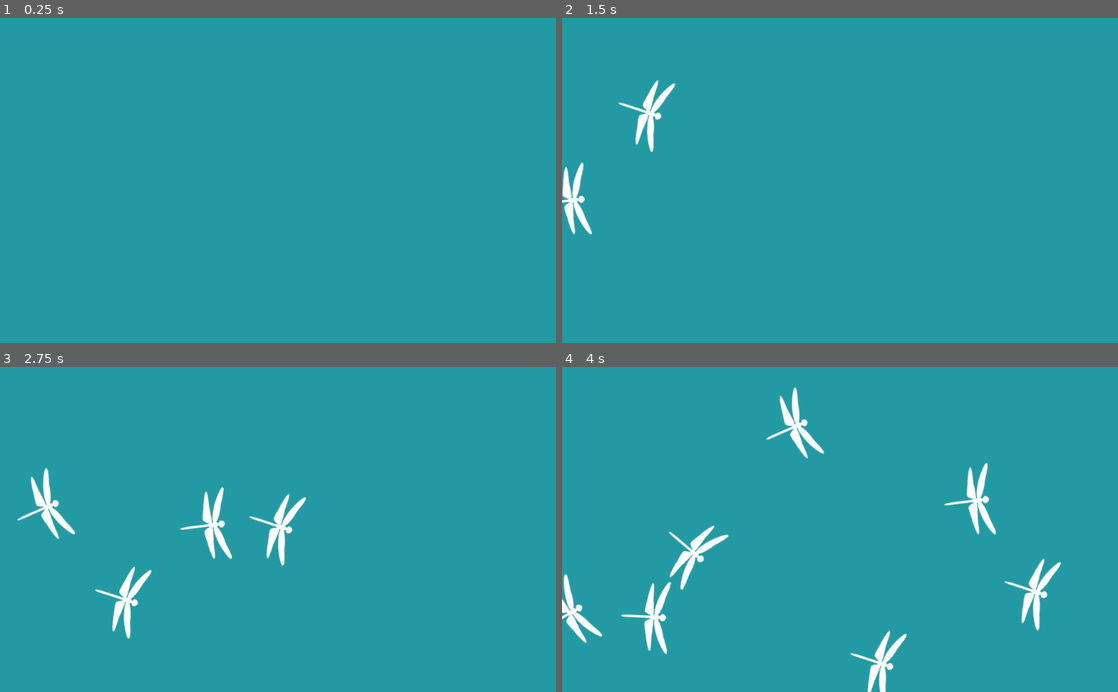
Above: before the commit, frames 1-4 (two rows, left to right).
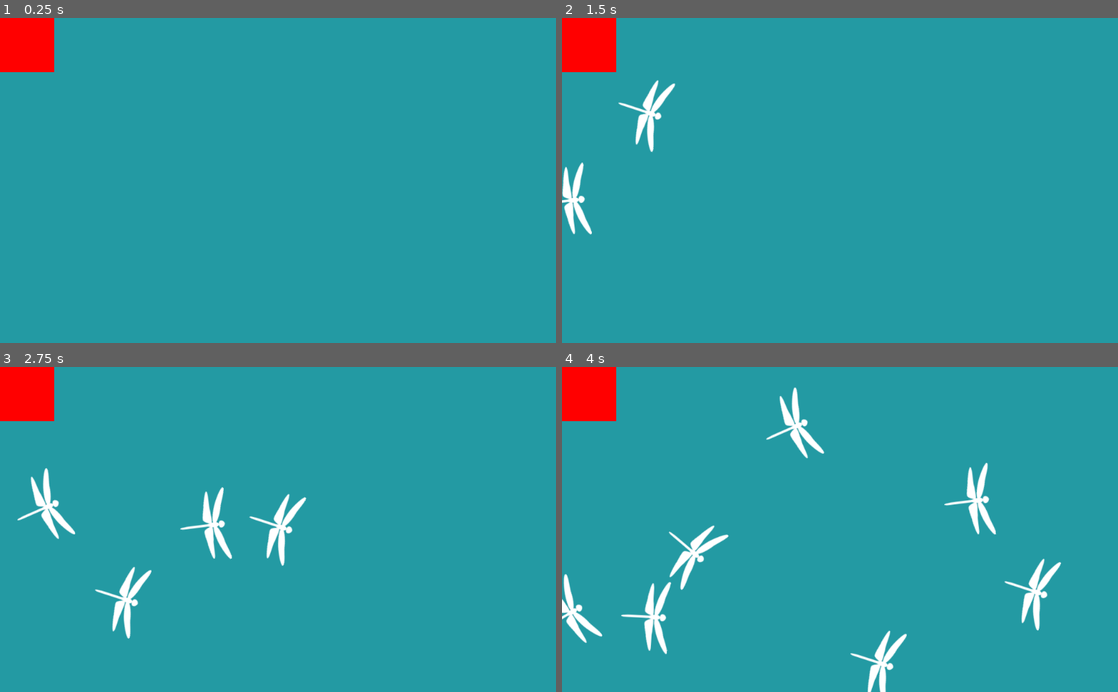
Above: after the commit, the same moments.

Repository: hrk4649/picture_puzzle_move
Game: Godot game, scene res://levels/dragon_fly/Main.tscn
The game is run twice, just before and just after one commit, with the same random seed, the same clock (stepped at 60 frames per second) and the same inputs. This scene is started directly instead of the project's main scene.
Inputs:
- Up to frame 1 (0.25 s): no input
- Up to frame 2 (1.5 s): no input
- Up to frame 3 (2.75 s): no input
- Up to frame 4 (4 s): no input

The runs differ from the first frame. In frame 1, 1.6% of the frame differs, in the area x 0-10%, y 0-17%; in frame 2, 1.6%; in frame 3, 1.6%; in frame 4, 1.6%.

Commit message:
copy  Viewport image into TextureRect

Diff:
--- a/Game.gd
+++ b/Game.gd
@@ -3,16 +3,19 @@
 
 var scene_instance = null
 
+var num_pieces = 9
+
+var piece_size = Vector2(100,100)
+
+var top_left_position = Vector2(100,100)
+
+var pieces
+
 # Called when the node enters the scene tree for the first time.
 func _ready():
     pass # Replace with function body.
     # load scene and add to the viewport
-
-
-# Called every frame. 'delta' is the elapsed time since the previous frame.
-#func _process(delta):
-#    pass
-
+    top_left_position = $PieceTopLeft.position
 
 
 func _process(delta):
@@ -20,24 +23,54 @@
     if(!visible):
         return
     pass
-#    var img = $Viewport.get_texture().get_data()
-#    img.flip_y()
-#    # Convert Image to ImageTexture.
-#    var tex = ImageTexture.new()
-#    tex.create_from_image(img)
-#
-#    var atlas_tex = AtlasTexture.new()
-#    atlas_tex.atlas = tex
-#    atlas_tex.region = Rect2(Vector2(0, 0), Vector2(400,400))
-#    $TextureRect.texture = atlas_tex
-    $TextureRect.texture = $Viewport.get_texture()
+    change_texture_rect(delta)
 
+func change_texture_rect(delta):
+    var tex = $Viewport.get_texture()
+    for i in range(0, num_pieces):
+        var tr = pieces[i]
+        var atlas_tex = AtlasTexture.new()
+        atlas_tex.atlas = tex
+        var position = get_picture_position(i)
+        atlas_tex.region = Rect2(position, piece_size)
+        tr.texture = atlas_tex
+
+func get_initial_position(idx = 0):
+    var num = int(sqrt(num_pieces))
+    var x = (idx % num) * piece_size.x * 1.05
+    var y = int(idx / num) * piece_size.y * 1.05
+    return Vector2(x,y)
+
+func get_picture_position(idx = 0):
+    var num = int(sqrt(num_pieces))
+    var x = (idx % num) * piece_size.x
+    var y = int(idx / num) * piece_size.y
+    return Vector2(x,y)
 
 func init_game(level, num_pieces):
     pass
-    print("(level,num_pices) = (" + str(level) + "," + str(num_pieces))
+    print("(level,num_pices) = (" + str(level) + "," + str(num_pieces) + ")")
+
+    self.num_pieces = num_pieces
     scene_instance = load("res://levels/dragon_fly/Main.tscn").instance()
     $Viewport.add_child(scene_instance)
+    init_pieces(num_pieces)
+
+func init_pieces(num_pieces):
+    # prepare pieces TextureRect
+    pieces = []
+    for i in range(0, num_pieces):
+        var tr = TextureRect.new()
+        var position = get_initial_position(i) + top_left_position
+        tr.set_position(position)
+        tr.set_size(piece_size)
+
+        #tr.hint_tooltip = str(i)
+
+        pieces.push_back(tr)
+        var logstr = "position:" + str(tr.rect_global_position) + " visible:" + str(tr.visible)
+        print(logstr)
+        add_child(tr)
 
 func stop_game():
     """
@@ -47,6 +80,9 @@
     print("stop_game()")
     $Viewport.remove_child(scene_instance)
     scene_instance = null
+    for tr in pieces:
+        remove_child(tr)
+    pieces = null
 
 func _on_ButtonExit_button_up():
     pass # Replace with function body.
--- a/Game.tscn
+++ b/Game.tscn
@@ -24,13 +24,11 @@
 
 [node name="Viewport" type="Viewport" parent="."]
 size = Vector2( 400, 400 )
+render_target_v_flip = true
+render_target_clear_mode = 2
+render_target_update_mode = 3
 
-[node name="TextureRect" type="TextureRect" parent="."]
-margin_left = 372.0
-margin_right = 772.0
-margin_bottom = 400.0
-__meta__ = {
-"_edit_use_anchors_": false
-}
+[node name="PieceTopLeft" type="Position2D" parent="."]
+position = Vector2( 300, 100 )
 
 [connection signal="button_up" from="ButtonExit" to="." method="_on_ButtonExit_button_up"]
--- a/levels/dragon_fly/Main.tscn
+++ b/levels/dragon_fly/Main.tscn
@@ -8,6 +8,7 @@
 }
 
 [node name="Node2D" type="Node2D"]
+show_behind_parent = true
 script = ExtResource( 1 )
 
 [node name="Timer" type="Timer" parent="."]
@@ -29,4 +30,12 @@
 "_edit_use_anchors_": false
 }
 
+[node name="ColorRect2" type="ColorRect" parent="."]
+margin_right = 100.0
+margin_bottom = 100.0
+color = Color( 1, 0, 0, 1 )
+__meta__ = {
+"_edit_use_anchors_": false
+}
+
 [connection signal="timeout" from="Timer" to="." method="_on_Timer_timeout"]
